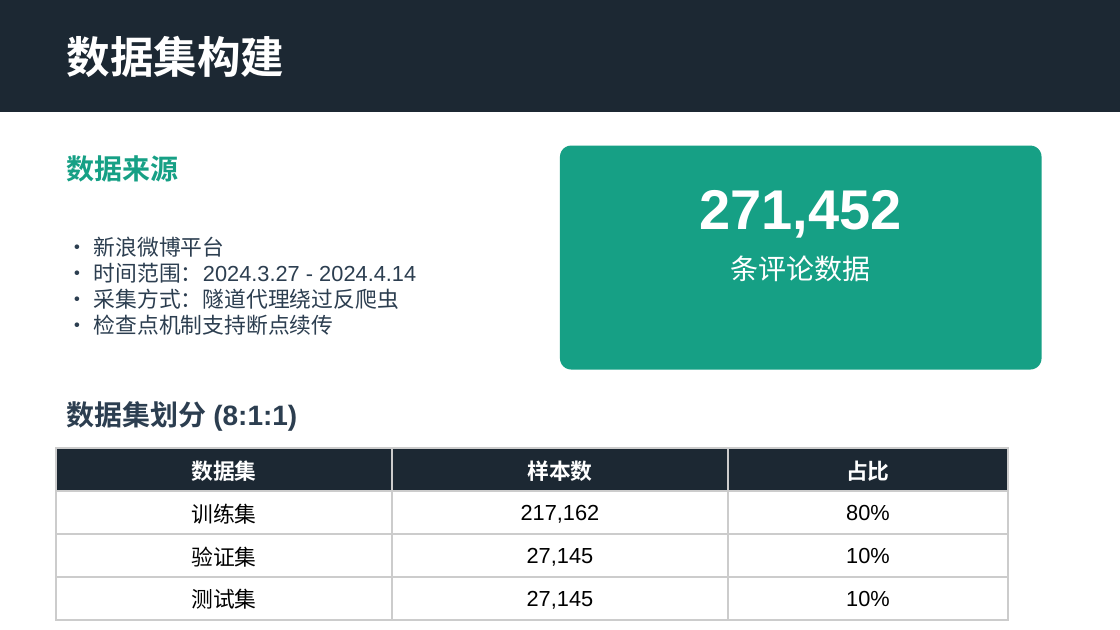
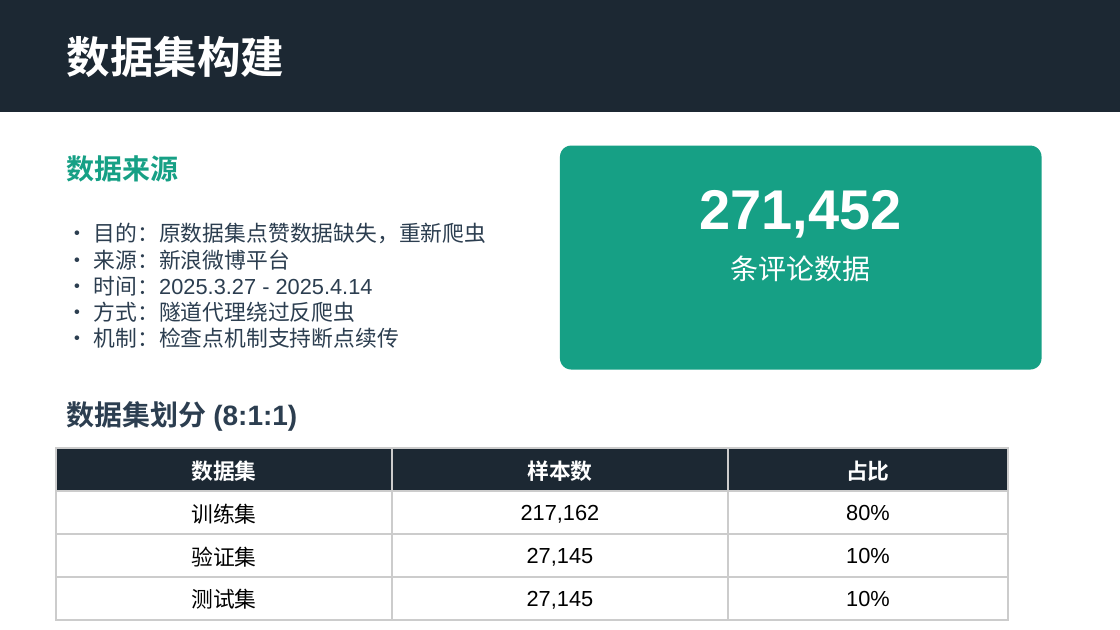
Before and after one commit to LJK666666666/LLM_SU7, a slide deck: slide 4 of presentation/presentation.pptx. Drawn at 1120x630 pixels with LibreOffice and Linux fonts; fonts in the diff are those of the drawing. Boxes give left, top, right and bottom in pixels: in the first picture for what was removed or moved away, otherwise in the second. Text is boxed around its words. In the diff, an @@ line names an element or a change of style, - is before the commit and + after.

```diff
--- a/presentation/presentation.pptx
+++ b/presentation/presentation.pptx
@@ text at (x1=94, y1=222, x2=487, y2=348): text changed @@
-• 新浪微博平台
-• 时间范围：2024.3.27 - 2024.4.14
-• 采集方式：隧道代理绕过反爬虫
-• 检查点机制支持断点续传
+• 目的：原数据集点赞数据缺失，重新爬虫
+• 来源：新浪微博平台
+• 时间：2025.3.27 - 2025.4.14
+• 方式：隧道代理绕过反爬虫
+• 机制：检查点机制支持断点续传
```
Also in this commit, not shown: 7 other slides changed, 6 slides added, 3 other files.
